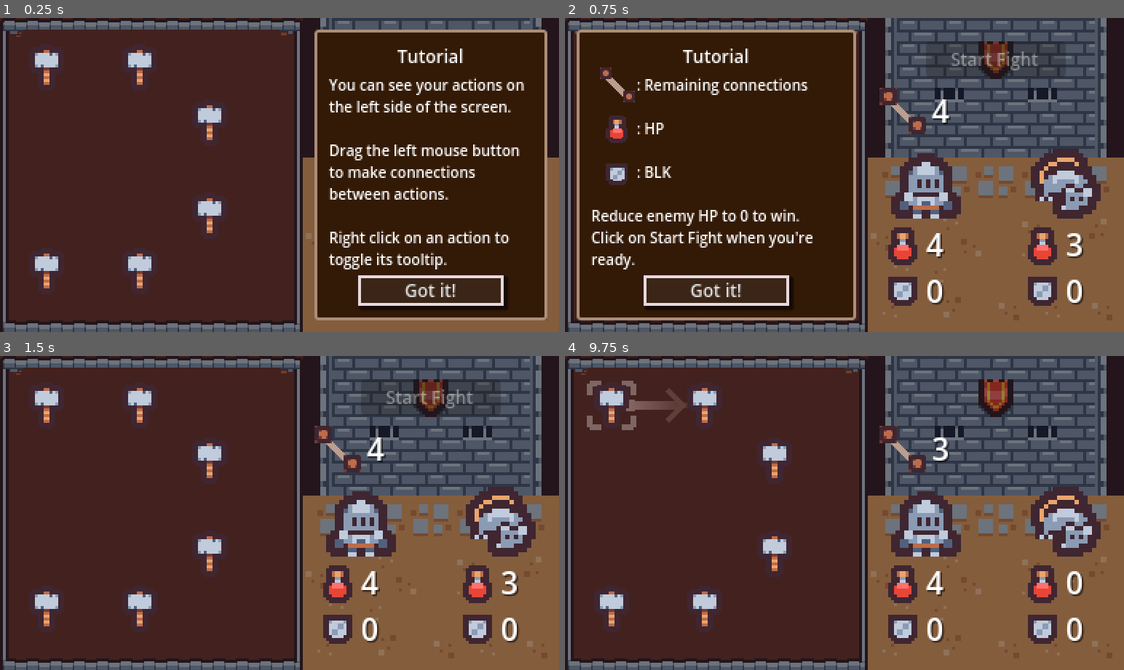
Above: before the commit, frames 1-4 (two rows, left to right).
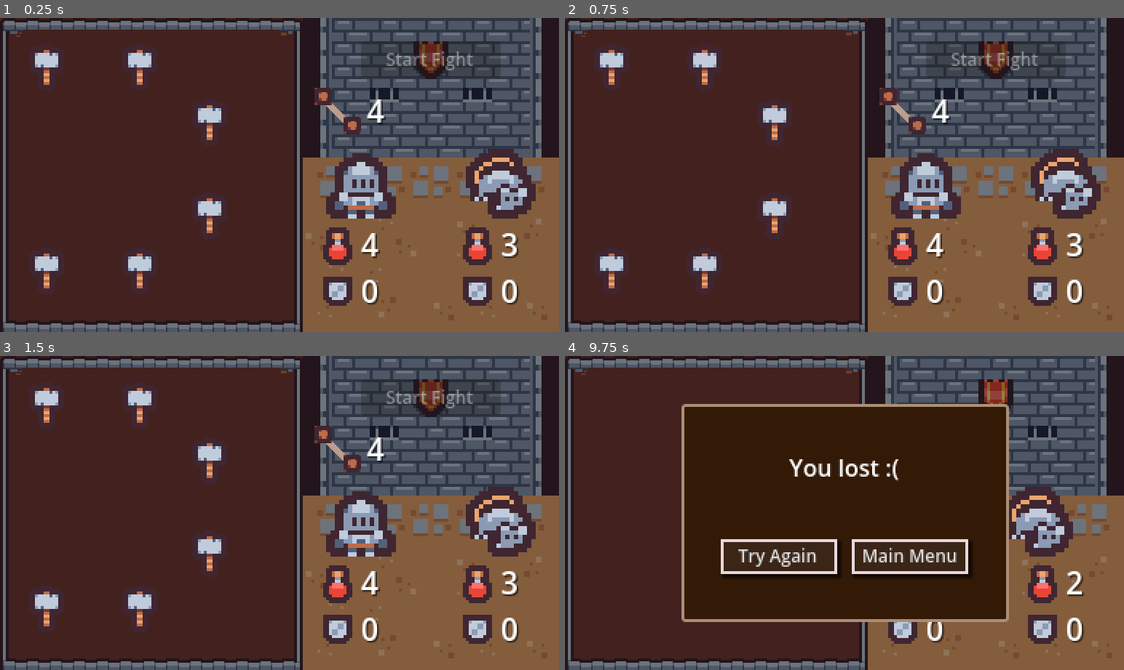
Above: after the commit, the same moments.

Repository: guladam/kenney_jam_2024
Game: Godot game, scene res://scenes/game/game.tscn
The game is run twice, just before and just after one commit, with the same random seed, the same clock (stepped at 60 frames per second) and the same inputs.
Inputs (mouse positions are in pixels of both pictures, inside the frame that each line leads up to):
- Up to frame 1 (0.25 s): no input
- Up to frame 2 (0.75 s): click (995, 291) at 0.5 s, where only the run before the commit has a clickable "Got it!"
- Up to frame 3 (1.5 s): click (150, 629) at 1.25 s, where only the run before the commit has a clickable "Got it!"
- Up to frame 4 (9.75 s): tap Enter at 2 s; drag from (609, 406) to (777, 459) at 2.02 s; click "Start Fight" at 2.75 s; drag from (704, 406) to (777, 459) at 3.52 s; press the mouse at (777, 459) at 4.28 s; release the mouse at (777, 459) at 5 s; drag from (777, 553) to (693, 434) at 5.02 s; tap Space at 5.75 s; drag from (704, 610) to (704, 406) at 5.77 s; drag from (609, 610) to (704, 406) at 6.52 s; move the mouse to (872, 513) at 7.27 s; press the mouse at (872, 513) at 7.28 s; release the mouse at (872, 513) at 8 s; drag from (760, 434) to (704, 610) at 8.02 s; move the mouse to (967, 497) at 8.77 s; press the mouse at (967, 497) at 8.78 s; release the mouse at (967, 497) at 9.5 s; drag from (732, 528) to (777, 459) at 9.52 s

The runs differ from the first frame. In frame 1, 38% of the frame differs, in the area x 56-98%, y 3-97%; in frame 2, 9.5%; in frame 3, nothing differs; in frame 4, 26%.

Commit message:
win/lose conditions implemented

Diff:
--- /dev/null
+++ b/global/event_bus.gd
@@ -0,0 +1,4 @@
+extends Node
+
+
+signal level_restart_button_pressed
--- /dev/null
+++ b/items/rat_attack.tres
@@ -0,0 +1,10 @@
+[gd_resource type="Resource" load_steps=2 format=3 uid="uid://fg4k74vwwiln"]
+
+[ext_resource type="Script" path="res://items/scripts/enemy_attack.gd" id="1_sdtfn"]
+
+[resource]
+script = ExtResource("1_sdtfn")
+damage = 1
+upgrades = Array[int]([])
+icon_coordinates = Vector2(7, 8)
+activation_time = 0.75
--- /dev/null
+++ b/items/rat_attack_big.tres
@@ -0,0 +1,10 @@
+[gd_resource type="Resource" load_steps=2 format=3 uid="uid://dkllk6n1iw7q6"]
+
+[ext_resource type="Script" path="res://items/scripts/enemy_attack.gd" id="1_ogwyp"]
+
+[resource]
+script = ExtResource("1_ogwyp")
+damage = 2
+upgrades = Array[int]([])
+icon_coordinates = Vector2(8, 8)
+activation_time = 1.5
--- /dev/null
+++ b/items/rat_block.tres
@@ -0,0 +1,10 @@
+[gd_resource type="Resource" load_steps=2 format=3 uid="uid://dkjydsyyefn27"]
+
+[ext_resource type="Script" path="res://items/scripts/enemy_armor.gd" id="1_c88lj"]
+
+[resource]
+script = ExtResource("1_c88lj")
+amount = 1
+upgrades = Array[int]([])
+icon_coordinates = Vector2(5, 8)
+activation_time = 0.5
--- a/items/warrior_hammer.tres
+++ b/items/warrior_hammer.tres
@@ -4,6 +4,7 @@
 
 [resource]
 script = ExtResource("1_yubbd")
+damage = 1
 upgrades = Array[int]([])
 icon_coordinates = Vector2(9, 9)
 activation_time = 2.0
--- a/levels/level1.tres
+++ b/levels/level1.tres
@@ -1,8 +1,10 @@
-[gd_resource type="Resource" script_class="Level" load_steps=2 format=3 uid="uid://212y57bqiq22"]
+[gd_resource type="Resource" script_class="Level" load_steps=3 format=3 uid="uid://212y57bqiq22"]
 
+[ext_resource type="Resource" uid="uid://b07w5gaxvrrl5" path="res://units/rat/rat_stats.tres" id="1_5jlrc"]
 [ext_resource type="Script" path="res://levels/level.gd" id="1_q200u"]
 
 [resource]
 script = ExtResource("1_q200u")
-difficulty = 0
-tutorial = true
+difficulty = 1
+enemy = ExtResource("1_5jlrc")
+tutorial = false
--- a/project.godot
+++ b/project.godot
@@ -18,6 +18,7 @@
 [autoload]
 
 SceneTransition="*res://scenes/menu/scene_transition.tscn"
+EventBus="*res://global/event_bus.gd"
 
 [display]
 
--- a/scenes/character/character.gd
+++ b/scenes/character/character.gd
@@ -1,6 +1,7 @@
 class_name Character
 extends Node2D
 
+signal died
 signal attack_arrived
 signal attack_finished
 
@@ -66,6 +67,7 @@
 	if stats and visuals:
 		visuals.region_rect.position = stats.sprite_coordinates * 16
 		visuals.flip_h = stats.flip_h
+		stats.health_depleted.connect(func(): died.emit())
 
 
 func _on_attack_arrived() -> void:
--- /dev/null
+++ b/scenes/enemy_ai/enemy_ai.gd
@@ -0,0 +1,39 @@
+class_name EnemyAI
+extends Node2D
+
+@export var enemy_stats: EnemyStats
+
+@onready var current_enemy_item: EnemyItem = $CurrentEnemyItem
+@onready var next_enemy_item: EnemyItem = $NextEnemyItem
+@onready var cooldown_timer: Timer = $CooldownTimer
+
+var current_item: int
+
+
+func start_playing() -> void:
+	cooldown_timer.wait_time = enemy_stats.cooldown_between_items
+	current_enemy_item.item_activated.connect(_on_current_item_activated)
+	current_item = 0
+	_update_actions()
+	show()
+	current_enemy_item.activate()
+
+
+func _get_item_stats(index: int) -> ItemStats:
+	var wrapped_index := wrapi(index, 0, enemy_stats.items.size())
+	return enemy_stats.items[wrapped_index]
+
+
+func _update_actions() -> void:
+	current_enemy_item.item_stats = _get_item_stats(current_item)
+	next_enemy_item.item_stats = _get_item_stats(current_item + 1)
+
+
+func _on_current_item_activated() -> void:
+	current_item += 1
+	_update_actions()
+	cooldown_timer.start()
+
+
+func _on_cooldown_timer_timeout() -> void:
+	current_enemy_item.activate()
--- /dev/null
+++ b/scenes/enemy_ai/enemy_ai.tscn
@@ -0,0 +1,18 @@
+[gd_scene load_steps=3 format=3 uid="uid://cjudnju8uonna"]
+
+[ext_resource type="Script" path="res://scenes/enemy_ai/enemy_ai.gd" id="1_bt4rw"]
+[ext_resource type="PackedScene" uid="uid://kq2w2jlbikqt" path="res://scenes/item/enemy_item.tscn" id="1_mjjsd"]
+
+[node name="EnemyAI" type="Node2D"]
+script = ExtResource("1_bt4rw")
+
+[node name="CurrentEnemyItem" parent="." instance=ExtResource("1_mjjsd")]
+
+[node name="NextEnemyItem" parent="." instance=ExtResource("1_mjjsd")]
+position = Vector2(0, -32)
+scale = Vector2(0.5, 0.5)
+
+[node name="CooldownTimer" type="Timer" parent="."]
+one_shot = true
+
+[connection signal="timeout" from="CooldownTimer" to="." method="_on_cooldown_timer_timeout"]
--- a/scenes/game/game.gd
+++ b/scenes/game/game.gd
@@ -2,13 +2,12 @@
 
 @export var level: Level
 @export var player_stats: PlayerStats
-@export var enemy_stats: EnemyStats
 
 @onready var item_handler: ItemHandler = $ItemHandler
 @onready var player: Character = $Player
 @onready var enemy: Character = $Enemy
+@onready var enemy_ai: EnemyAI = $EnemyAI
 @onready var game_ui: GameUI = $GameUI
-@onready var tutorial_1: PanelContainer = %Tutorial1
 
 
 func _ready() -> void:
@@ -18,15 +17,37 @@
 func start_game() -> void:
 	item_handler.player_stats = player_stats
 	player.stats = player_stats
-	enemy.stats = enemy_stats
-	game_ui.setup_ui(player_stats, enemy_stats)
+	enemy.stats = level.enemy
+	enemy_ai.enemy_stats = level.enemy
+	game_ui.setup_ui(player_stats, level.enemy)
 	player_stats.setup_game()
 	item_handler.spawn_items()
+
 	if level.tutorial:
-		tutorial_1.show()
+		game_ui.show_tutorial()
+
+	player.died.connect(_on_player_died)
+	enemy.died.connect(_on_enemy_died)
 
 
 func _on_start_fight_button_pressed() -> void:
 	var first_item := Item.connections.keys()[0] as Item
 	first_item.activate()
 	item_handler.disable_connecting()
+	enemy_ai.start_playing()
+
+
+func _on_player_died() -> void:
+	game_ui.show_game_over()
+	item_handler.queue_free()
+	enemy_ai.queue_free()
+
+
+func _on_enemy_died() -> void:
+	item_handler.queue_free()
+	enemy_ai.queue_free()
+
+	if level.difficulty == 5:
+		game_ui.show_game_won()
+	else:
+		print("show upgrades :)")
--- a/scenes/game/game.tscn
+++ b/scenes/game/game.tscn
@@ -1,16 +1,18 @@
-[gd_scene load_steps=16 format=3 uid="uid://37rfek423ie5"]
+[gd_scene load_steps=18 format=3 uid="uid://37rfek423ie5"]
 
 [ext_resource type="PackedScene" uid="uid://bppfkbdcaqec" path="res://scenes/item_handler/item_handler.tscn" id="1_g2qg0"]
 [ext_resource type="Script" path="res://scenes/game/game.gd" id="1_qvmh4"]
 [ext_resource type="Resource" uid="uid://212y57bqiq22" path="res://levels/level1.tres" id="2_4kit3"]
-[ext_resource type="Resource" uid="uid://b07w5gaxvrrl5" path="res://units/rat/rat_stats.tres" id="3_8yqdh"]
 [ext_resource type="PackedScene" uid="uid://ce8v8364r6jv3" path="res://scenes/character/character.tscn" id="3_ntoxo"]
 [ext_resource type="Script" path="res://scenes/game/ui.gd" id="4_nylyo"]
 [ext_resource type="PackedScene" uid="uid://c3yiljg7spj3h" path="res://scenes/character/stats_ui.tscn" id="4_vxumi"]
 [ext_resource type="PackedScene" uid="uid://dsk2uy7at573a" path="res://scenes/character/connection_ui.tscn" id="5_2xrgt"]
 [ext_resource type="Resource" uid="uid://dctn7056bqp5x" path="res://units/warrior/warrior_stats.tres" id="5_3yivu"]
+[ext_resource type="PackedScene" uid="uid://cjudnju8uonna" path="res://scenes/enemy_ai/enemy_ai.tscn" id="7_j6eg7"]
 [ext_resource type="Texture2D" uid="uid://c2fy4hmmcaqbc" path="res://assets/background.png" id="9_yptqb"]
 [ext_resource type="Texture2D" uid="uid://ymi0rabpy8sr" path="res://assets/tilemap_packed.png" id="10_42gxs"]
+[ext_resource type="PackedScene" uid="uid://dwpx8ydhy46ac" path="res://scenes/game_over/game_over.tscn" id="12_62bwl"]
+[ext_resource type="PackedScene" uid="uid://b8kpvx46o6ocw" path="res://scenes/game_won/game_won.tscn" id="13_h3jsp"]
 
 [sub_resource type="LabelSettings" id="LabelSettings_ei01d"]
 line_spacing = 1.0
@@ -32,7 +34,6 @@
 script = ExtResource("1_qvmh4")
 level = ExtResource("2_4kit3")
 player_stats = ExtResource("5_3yivu")
-enemy_stats = ExtResource("3_8yqdh")
 
 [node name="ItemHandler" parent="." instance=ExtResource("1_g2qg0")]
 
@@ -48,6 +49,10 @@
 position = Vector2(344, 114)
 attack_target_position = NodePath("../AttackPosition")
 stats = null
+
+[node name="EnemyAI" parent="." instance=ExtResource("7_j6eg7")]
+visible = false
+position = Vector2(344, 64)
 
 [node name="GameUI" type="CanvasLayer" parent="."]
 script = ExtResource("4_nylyo")
@@ -218,6 +223,7 @@
 
 [node name="HP" type="TextureRect" parent="GameUI/Tutorial2/MarginContainer/Icons"]
 custom_minimum_size = Vector2(24, 24)
+layout_mode = 0
 offset_left = 6.0
 offset_top = 46.0
 offset_right = 30.0
@@ -228,6 +234,7 @@
 
 [node name="BLK" type="TextureRect" parent="GameUI/Tutorial2/MarginContainer/Icons"]
 custom_minimum_size = Vector2(24, 24)
+layout_mode = 0
 offset_left = 6.0
 offset_top = 78.0
 offset_right = 30.0
@@ -276,6 +283,14 @@
 stretch_mode = 5
 metadata/_edit_lock_ = true
 
+[node name="GameOver" parent="GameUI" instance=ExtResource("12_62bwl")]
+unique_name_in_owner = true
+visible = false
+
+[node name="GameWon" parent="GameUI" instance=ExtResource("13_h3jsp")]
+unique_name_in_owner = true
+visible = false
+
 [node name="Background" type="CanvasLayer" parent="."]
 layer = -1
 
--- a/scenes/game/ui.gd
+++ b/scenes/game/ui.gd
@@ -9,6 +9,8 @@
 @onready var start_fight_button: Button = %StartFightButton
 @onready var tutorial_1: PanelContainer = %Tutorial1
 @onready var tutorial_2: PanelContainer = %Tutorial2
+@onready var game_over: PanelContainer = %GameOver
+@onready var game_won: PanelContainer = %GameWon
 
 
 func setup_ui(p_stats: PlayerStats, e_stats: EnemyStats) -> void:
@@ -18,6 +20,17 @@
 	start_fight_button.disabled = true
 
 	player_stats.stats_changed.connect(_on_player_stats_changed)
+
+
+func show_tutorial() -> void:
+	tutorial_1.show()
+
+
+func show_game_won() -> void:
+	game_won.show()
+
+func show_game_over() -> void:
+	game_over.show()
 
 
 func _on_player_stats_changed() -> void:
--- /dev/null
+++ b/scenes/game_over/game_over.gd
@@ -0,0 +1,11 @@
+extends PanelContainer
+
+const MENU = "res://scenes/menu/menu.tscn"
+
+
+func _on_restart_button_pressed() -> void:
+	EventBus.level_restart_button_pressed.emit()
+
+
+func _on_main_menu_pressed() -> void:
+	SceneTransition.change_to_scene(MENU)
--- /dev/null
+++ b/scenes/game_over/game_over.tscn
@@ -0,0 +1,52 @@
+[gd_scene load_steps=3 format=3 uid="uid://dwpx8ydhy46ac"]
+
+[ext_resource type="Script" path="res://scenes/game_over/game_over.gd" id="1_nc6p8"]
+
+[sub_resource type="LabelSettings" id="LabelSettings_vfmyp"]
+
+[node name="GameOver" type="PanelContainer"]
+anchors_preset = 8
+anchor_left = 0.5
+anchor_top = 0.5
+anchor_right = 0.5
+anchor_bottom = 0.5
+offset_left = -112.5
+offset_top = -75.0
+offset_right = 112.5
+offset_bottom = 75.0
+grow_horizontal = 2
+grow_vertical = 2
+script = ExtResource("1_nc6p8")
+
+[node name="CenterContainer" type="CenterContainer" parent="."]
+layout_mode = 2
+
+[node name="VBoxContainer" type="VBoxContainer" parent="CenterContainer"]
+layout_mode = 2
+
+[node name="Label" type="Label" parent="CenterContainer/VBoxContainer"]
+layout_mode = 2
+text = "You lost :("
+label_settings = SubResource("LabelSettings_vfmyp")
+horizontal_alignment = 1
+
+[node name="Spacer" type="Control" parent="CenterContainer/VBoxContainer"]
+custom_minimum_size = Vector2(0, 30)
+layout_mode = 2
+
+[node name="HBoxContainer" type="HBoxContainer" parent="CenterContainer/VBoxContainer"]
+layout_mode = 2
+theme_override_constants/separation = 10
+
+[node name="RestartButton" type="Button" parent="CenterContainer/VBoxContainer/HBoxContainer"]
+custom_minimum_size = Vector2(80, 24)
+layout_mode = 2
+text = "Try Again"
+
+[node name="MainMenu" type="Button" parent="CenterContainer/VBoxContainer/HBoxContainer"]
+custom_minimum_size = Vector2(80, 24)
+layout_mode = 2
+text = "Main Menu"
+
+[connection signal="pressed" from="CenterContainer/VBoxContainer/HBoxContainer/RestartButton" to="." method="_on_restart_button_pressed"]
+[connection signal="pressed" from="CenterContainer/VBoxContainer/HBoxContainer/MainMenu" to="." method="_on_main_menu_pressed"]
--- /dev/null
+++ b/scenes/game_won/game_won.tscn
@@ -0,0 +1,48 @@
+[gd_scene load_steps=3 format=3 uid="uid://b8kpvx46o6ocw"]
+
+[ext_resource type="Script" path="res://scenes/game_over/game_over.gd" id="1_8nmao"]
+
+[sub_resource type="LabelSettings" id="LabelSettings_vfmyp"]
+
+[node name="GameWon" type="PanelContainer"]
+anchors_preset = 8
+anchor_left = 0.5
+anchor_top = 0.5
+anchor_right = 0.5
+anchor_bottom = 0.5
+offset_left = -112.5
+offset_top = -75.0
+offset_right = 112.5
+offset_bottom = 75.0
+grow_horizontal = 2
+grow_vertical = 2
+script = ExtResource("1_8nmao")
+
+[node name="CenterContainer" type="CenterContainer" parent="."]
+layout_mode = 2
+
+[node name="VBoxContainer" type="VBoxContainer" parent="CenterContainer"]
+layout_mode = 2
+
+[node name="Label" type="Label" parent="CenterContainer/VBoxContainer"]
+layout_mode = 2
+text = "Congrats, you
+have won the game! :)"
+label_settings = SubResource("LabelSettings_vfmyp")
+horizontal_alignment = 1
+
+[node name="Spacer" type="Control" parent="CenterContainer/VBoxContainer"]
+custom_minimum_size = Vector2(0, 30)
+layout_mode = 2
+
+[node name="HBoxContainer" type="HBoxContainer" parent="CenterContainer/VBoxContainer"]
+layout_mode = 2
+theme_override_constants/separation = 10
+alignment = 1
+
+[node name="MainMenu" type="Button" parent="CenterContainer/VBoxContainer/HBoxContainer"]
+custom_minimum_size = Vector2(80, 24)
+layout_mode = 2
+text = "Main Menu"
+
+[connection signal="pressed" from="CenterContainer/VBoxContainer/HBoxContainer/MainMenu" to="." method="_on_main_menu_pressed"]
--- /dev/null
+++ b/scenes/item/enemy_item.gd
@@ -0,0 +1,38 @@
+class_name EnemyItem
+extends Node2D
+
+signal item_activated
+
+@export var item_stats: ItemStats : set = _set_item_stats
+
+@onready var icon: Sprite2D = %Icon
+@onready var progress_bar: ProgressBar = %ProgressBar
+@onready var item_timer: Timer = $ItemTimer
+@onready var animation_player: AnimationPlayer = $AnimationPlayer
+
+
+func activate() -> void:
+	item_timer.start()
+	var tween := create_tween()
+	progress_bar.value = 0
+	progress_bar.show()
+	tween.tween_property(progress_bar, "value", 100, item_timer.wait_time)
+	animation_player.play("active")
+
+
+func _set_item_stats(value: ItemStats) -> void:
+	item_stats = value
+
+	if not icon or not item_timer:
+		return
+
+	icon.region_rect.position = item_stats.icon_coordinates * 16
+	item_timer.wait_time = item_stats.activation_time
+	item_stats.initialize()
+
+
+func _on_item_timer_timeout() -> void:
+	item_stats.activate()
+	animation_player.play("RESET")
+	progress_bar.hide()
+	item_activated.emit()
--- /dev/null
+++ b/scenes/item/enemy_item.tscn
@@ -0,0 +1,74 @@
+[gd_scene load_steps=6 format=3 uid="uid://kq2w2jlbikqt"]
+
+[ext_resource type="Script" path="res://scenes/item/enemy_item.gd" id="1_rhmn5"]
+[ext_resource type="Texture2D" uid="uid://ymi0rabpy8sr" path="res://assets/tilemap_packed.png" id="2_7cxbi"]
+
+[sub_resource type="Animation" id="Animation_lfq0i"]
+length = 0.001
+tracks/0/type = "value"
+tracks/0/imported = false
+tracks/0/enabled = true
+tracks/0/path = NodePath("Visuals:scale")
+tracks/0/interp = 1
+tracks/0/loop_wrap = true
+tracks/0/keys = {
+"times": PackedFloat32Array(0),
+"transitions": PackedFloat32Array(1),
+"update": 0,
+"values": [Vector2(2, 2)]
+}
+
+[sub_resource type="Animation" id="Animation_uieku"]
+resource_name = "active"
+length = 0.6
+loop_mode = 1
+tracks/0/type = "value"
+tracks/0/imported = false
+tracks/0/enabled = true
+tracks/0/path = NodePath("Visuals:scale")
+tracks/0/interp = 2
+tracks/0/loop_wrap = true
+tracks/0/keys = {
+"times": PackedFloat32Array(0, 0.3),
+"transitions": PackedFloat32Array(1, 1),
+"update": 0,
+"values": [Vector2(2, 2), Vector2(2.5, 2.5)]
+}
+
+[sub_resource type="AnimationLibrary" id="AnimationLibrary_5no8k"]
+_data = {
+"RESET": SubResource("Animation_lfq0i"),
+"active": SubResource("Animation_uieku")
+}
+
+[node name="EnemyItem" type="Node2D"]
+script = ExtResource("1_rhmn5")
+
+[node name="Visuals" type="Node2D" parent="."]
+scale = Vector2(2, 2)
+
+[node name="Icon" type="Sprite2D" parent="Visuals"]
+unique_name_in_owner = true
+texture = ExtResource("2_7cxbi")
+region_enabled = true
+region_rect = Rect2(112, 128, 16, 16)
+
+[node name="ProgressBar" type="ProgressBar" parent="."]
+unique_name_in_owner = true
+visible = false
+offset_left = -30.0
+offset_top = -16.0
+offset_right = -20.0
+offset_bottom = 16.0
+fill_mode = 3
+show_percentage = false
+
+[node name="ItemTimer" type="Timer" parent="."]
+one_shot = true
+
+[node name="AnimationPlayer" type="AnimationPlayer" parent="."]
+libraries = {
+"": SubResource("AnimationLibrary_5no8k")
+}
+
+[connection signal="timeout" from="ItemTimer" to="." method="_on_item_timer_timeout"]
--- a/scenes/menu/scene_transition.tscn
+++ b/scenes/menu/scene_transition.tscn
@@ -40,6 +40,7 @@
 }
 
 [node name="SceneTransition" type="CanvasLayer"]
+layer = 99
 script = ExtResource("1_l3jth")
 
 [node name="Control" type="Control" parent="."]
--- a/units/enemy_stats.gd
+++ b/units/enemy_stats.gd
@@ -2,3 +2,4 @@
 extends Stats
 
 @export var items: Array[ItemStats]
+@export var cooldown_between_items := 1.0
--- a/units/rat/rat_stats.tres
+++ b/units/rat/rat_stats.tres
@@ -1,10 +1,13 @@
-[gd_resource type="Resource" script_class="EnemyStats" load_steps=2 format=3 uid="uid://b07w5gaxvrrl5"]
+[gd_resource type="Resource" script_class="EnemyStats" load_steps=5 format=3 uid="uid://b07w5gaxvrrl5"]
 
+[ext_resource type="Resource" uid="uid://fg4k74vwwiln" path="res://items/rat_attack.tres" id="1_0ou00"]
 [ext_resource type="Script" path="res://units/enemy_stats.gd" id="1_c71df"]
+[ext_resource type="Resource" uid="uid://dkjydsyyefn27" path="res://items/rat_block.tres" id="2_a8u52"]
+[ext_resource type="Resource" uid="uid://dkllk6n1iw7q6" path="res://items/rat_attack_big.tres" id="3_gp1u4"]
 
 [resource]
 script = ExtResource("1_c71df")
-items = Array[Resource("res://items/item_stats.gd")]([])
+items = Array[Resource("res://items/item_stats.gd")]([ExtResource("1_0ou00"), ExtResource("2_a8u52"), ExtResource("3_gp1u4")])
 health = 3
 armor = 0
 sprite_coordinates = Vector2(4, 10)
